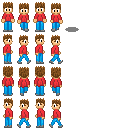
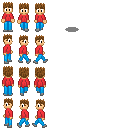
Comparing the layer stacks of the two 128 x 128 images. Changes:
renamed "4,3" to "Layer 14", moved it above "4.4", painted on it over [4, 98, 47, 128]
removed layer "4.2" over [17, 119, 31, 128]
removed layer "4,1" over [4, 117, 9, 128]
removed layer "3.4" over [50, 67, 62, 96]
removed layer "3,3" over [34, 66, 46, 96]
removed layer "2,4" over [49, 35, 63, 64]
removed layer "2,3" over [35, 34, 45, 64]
removed layer "2,2" over [17, 55, 31, 64]
removed layer "2,1" over [7, 53, 12, 64]
removed layer "1,4" over [50, 3, 63, 32]
removed layer "1,3" over [33, 2, 47, 32]
painted on "4.4" over [4, 2, 63, 128]
